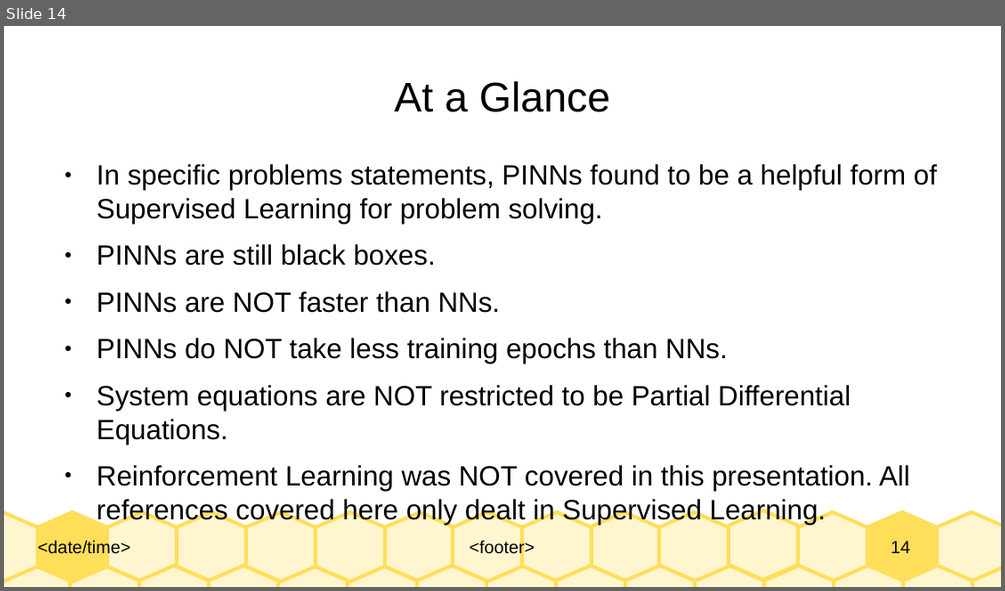
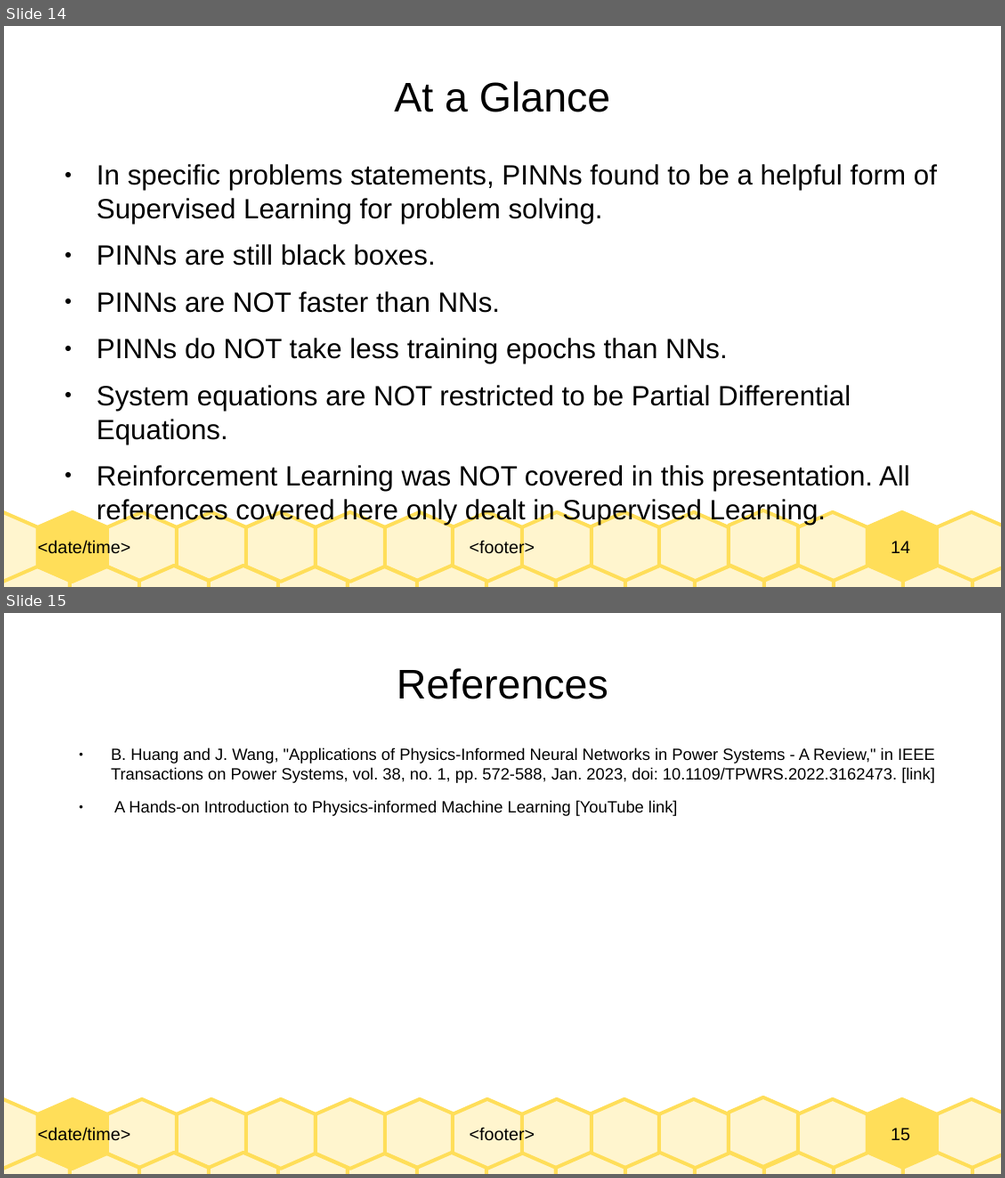
Before and after one commit to Realife-Brahmin/OriginalDocsHub, a slide deck: research_showcase/physicsInformedNeuralNetworks_aryan_ritwajeet_jha.odp. Shown one above the other, each under a label of ours: slide 14 before the commit, slides 14 and 15 after it. The pictures are 1005x591 and 1005x1178 pixels, drawn with LibreOffice and Linux fonts; fonts in the diff are those of the drawing. Boxes give left, top, right and bottom in pixels: in the first picture for what was removed or moved away, otherwise in the second. Text is boxed around its words. In the diff, an @@ line names an element or a change of style, - is before the commit and + after.

```diff
--- a/research_showcase/physicsInformedNeuralNetworks_aryan_ritwajeet_jha.odp
+++ b/research_showcase/physicsInformedNeuralNetworks_aryan_ritwajeet_jha.odp
@@ slide 15 added at bbox=[4, 613, 1001, 1174], background #FFFFFF; not listed: 33 template elements that a slide beside it also shows @@
@@ title added at bbox=[396, 668, 608, 699], 33 pt, text #000000 @@
+References
@@ text added at bbox=[111, 747, 935, 816], 13 pt, text #000000 @@
+● B. Huang and J. Wang, "Applications of Physics-Informed Neural Networks in Power Systems - A Review," in IEEE Transactions on Power Systems, vol. 38, no. 1, pp. 572-588, Jan. 2023, doi: 10.1109/TPWRS.2022.3162473. [link]
+● A Hands-on Introduction to Physics-informed Machine Learning [YouTube link]
```
Also in this commit, not shown: 2 slides changed, 1 other file.
